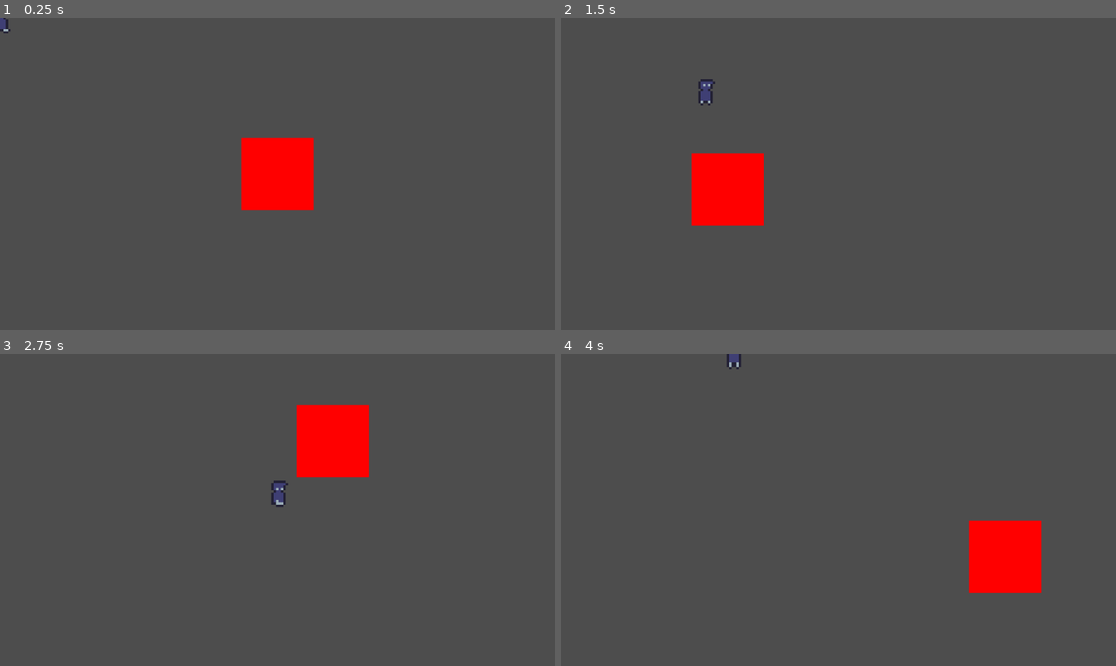
Above: before the commit, frames 1-4 (two rows, left to right).
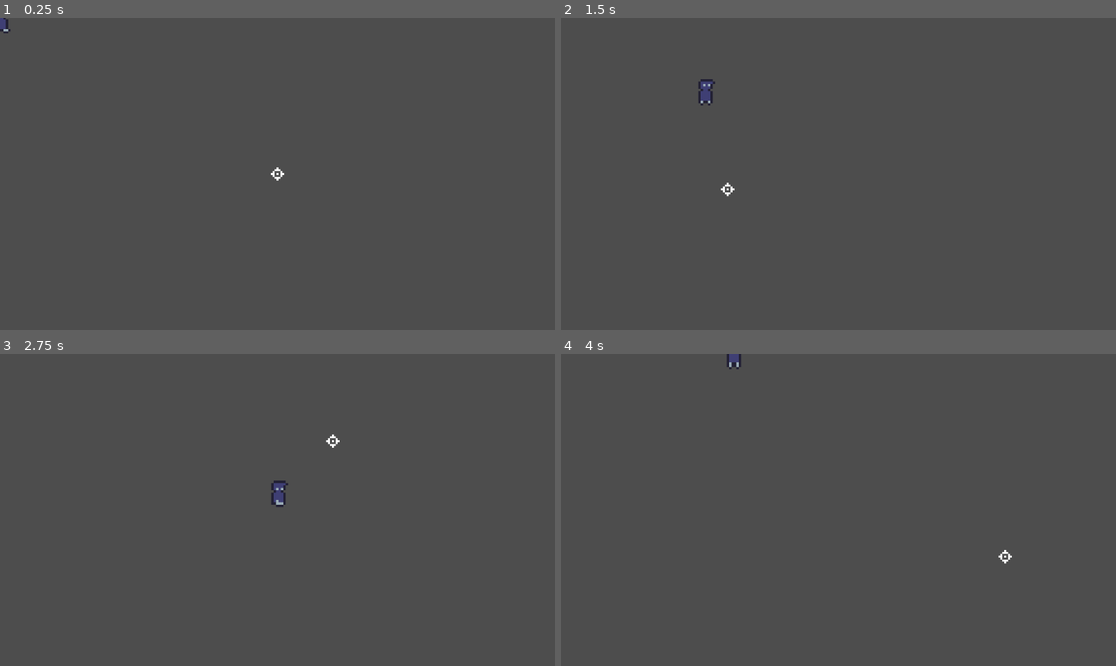
Above: after the commit, the same moments.

Repository: DryGuyx2/magnet_knives
Game: Godot game, scene res://main.tscn
Same seed, same stepped clock (60 frames per second), same inputs: the game is played once before the commit and once after it.
Inputs (mouse positions are in pixels of both pictures, inside the frame that each line leads up to):
- Up to frame 1 (0.25 s): no input
- Up to frame 2 (1.5 s): tap Enter at 0.5 s; move the mouse to (960, 158) at 0.52 s; hold D (move_right) 0.53-1.28 s; right-click (960, 158) at 0.6 s; move the mouse to (727, 189) at 1.27 s; hold S (move_down) from 1.28 s (still down); right-click (727, 189) at 1.35 s
- Up to frame 3 (2.75 s): move the mouse to (333, 441) at 2.02 s; release S (move_down) at 2.03 s; hold D (move_right) from 2.03 s (still down); right-click (333, 441) at 2.1 s
- Up to frame 4 (4 s): move the mouse to (810, 572) at 2.77 s; release D (move_right) at 2.78 s; hold W (move_up) 2.78-3.53 s; right-click (810, 572) at 2.85 s; tap Space at 3.5 s; move the mouse to (1005, 556) at 3.52 s; hold A (move_left) from 3.53 s (still down); right-click (1005, 556) at 3.6 s

The runs differ from the first frame. In frame 1, 3.1% of the frame differs, in the area x 43-57%, y 38-62%; in frame 2, 3.0%; in frame 3, 3.1%; in frame 4, 3.1%.

Commit message:
Switch out cursor placeholder

Diff:
--- a/cursor/cursor.gd
+++ b/cursor/cursor.gd
@@ -2,7 +2,7 @@
 class_name Cursor
 
 func _ready() -> void:
-	Input.set_mouse_mode(Input.MOUSE_MODE_HIDDEN)
+	Input.set_mouse_mode(Input.MOUSE_MODE_HIDDEN);
 
 func _process(delta: float) -> void:
-	global_position = get_global_mouse_position()
+	global_position = get_global_mouse_position();
--- a/cursor/cursor.tscn
+++ b/cursor/cursor.tscn
@@ -1,13 +1,13 @@
 [gd_scene load_steps=4 format=3 uid="uid://bjotd0le1kirx"]
 
 [ext_resource type="Script" path="res://cursor/cursor.gd" id="1_ytn2u"]
-[ext_resource type="Texture2D" uid="uid://dacdk6o0ul41m" path="res://cursor/red_square.png" id="2_t7yay"]
+[ext_resource type="Texture2D" uid="uid://bwl0rws8l0qkd" path="res://cursor/crosshair.png" id="2_j83t4"]
 
 [sub_resource type="SpriteFrames" id="SpriteFrames_kuud4"]
 animations = [{
 "frames": [{
 "duration": 1.0,
-"texture": ExtResource("2_t7yay")
+"texture": ExtResource("2_j83t4")
 }],
 "loop": true,
 "name": &"default",
@@ -15,6 +15,7 @@
 }]
 
 [node name="Cursor" type="Node2D"]
+scale = Vector2(4, 4)
 script = ExtResource("1_ytn2u")
 
 [node name="AnimatedSprite2D" type="AnimatedSprite2D" parent="."]
Binary file added: cursor/crosshair.png
Not shown, added: cursor/crosshair.png.import
